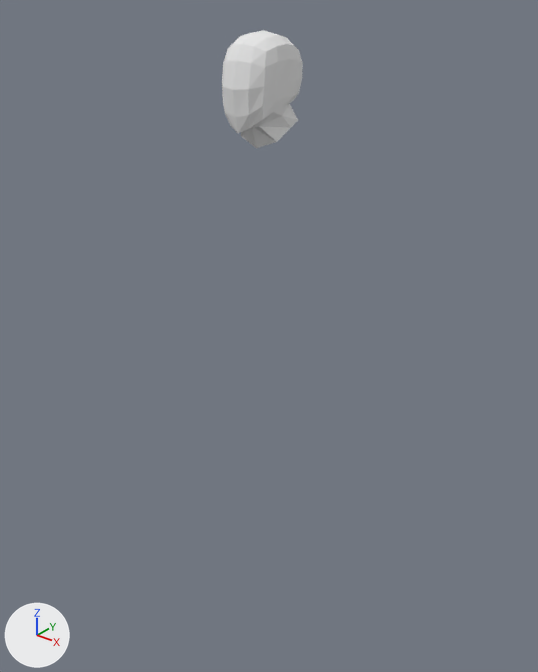
What one commit did to the Blender file Spellsword/male/male.blend.
One viewpoint serves both versions: a camera (50 mm lens) standing at (1.185, -1.458, 1.877) and looking at (-0.009, 0.035, 0.952). The lights are fixed; the arrows at lower left show +X, +Y and +Z.
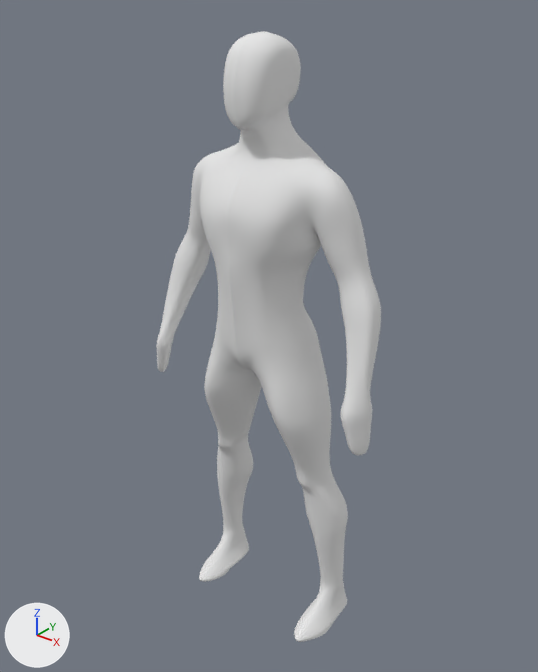
Commit message: Generic male figure created

Where the change shows, as pixel boxes (x1, y1, x2, y2) in the pictures (538 x 672 px):
'Cube', reshaped (174% wider, 414% taller)
    before: (222, 30, 303, 148)
    after: (157, 31, 381, 642)
part 1 of me_cube, built on
    before: (241, 104, 298, 148)
    after: (157, 31, 381, 642)
part 2 of me_cube, shading changed
    before: (222, 35, 303, 129)
    after: (223, 37, 301, 128)

The change, as a list of edits to the scene's bpy script:
```text
Change me_cube:
    used by ob_cube; location = (0.0, 0.0, 0.881); scale = (1.0, 1.0, 0.881)
    remove me_cube.from_pydata(...)  # 62 vertices, 52 faces; spans x 0.0..0.074, y -0.109..0.094, z 0.694..0.999
    add me_cube.from_pydata(...)  # 459 vertices, 440 faces; spans x 0.0..0.386, y -0.141..0.142, z -0.998..0.999
    me_cube part 1: 4 vertices moved from x 0.0..0.058, y -0.026..0.07, z 0.694..0.809 to x 0.0..0.061, y -0.038..0.073, z 0.676..0.809; 3 vertices removed from x 0.0..0.057, y -0.018..0.068, z 0.718..0.762; 400 vertices added at x 0.0..0.386, y -0.141..0.142, z -0.998..0.993
    me_cube part 2: 32 kept faces spanning x 0.029..0.074, y -0.1..0.089, z 0.761..0.99 are now shaded smooth
```
